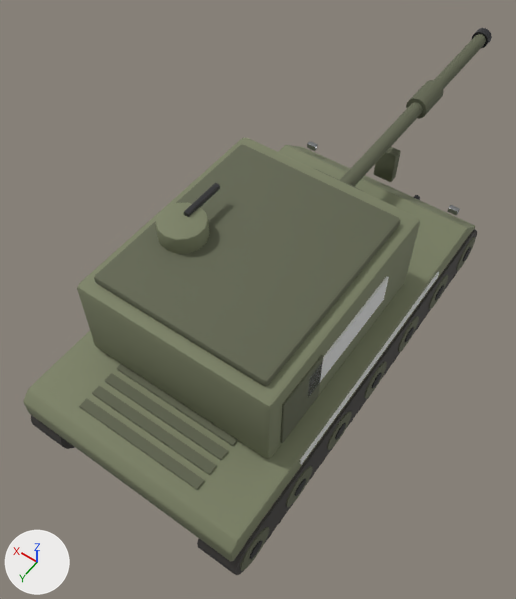
Two versions of the glTF model game/assets/models/howitzer.glb, one commit apart.
The view is the same before and after, from a 50 mm camera at (-3.04, 4.66, 7.91) aimed at (0.31, -0.04, 0.53). Every picture has the same lights, and +X, +Y and +Z are marked at lower left. The older version comes first. Vertices at exactly the same position are counted once.

The first picture shows 'hull', 'turret'.
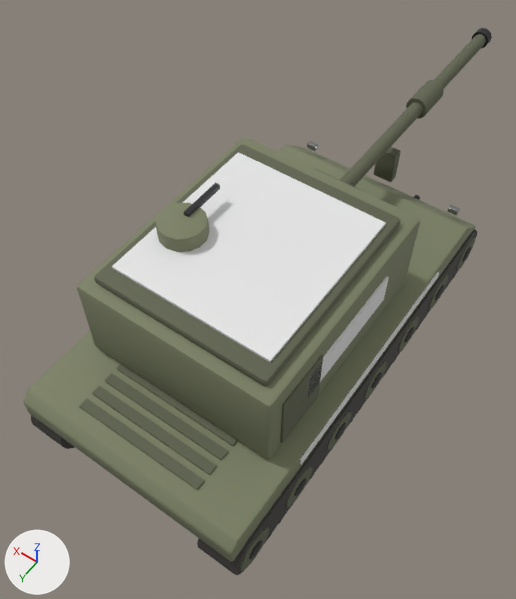
Boxes [x1, y1, x2, y2] around the edits, measured in the pictures (516 x 599 px):
part 1 of me_turret, added
    after: [112, 152, 386, 362]

What the commit changed:
me_turret is used by ob_turret; location (0.0, 0.0, 0.99).
me_turret had 472 vertices, 896 faces and spanned x -1.27..1.27, y -5.7..1.95, z 0.0..1.53.
me_turret now has 480 vertices, 908 faces and spans x -1.27..1.27, y -5.7..1.95, z 0.0..1.53.
me_turret part 1: a new loose piece, a box spanning x -1.0..1.0, y -0.6..1.6, z 1.25..1.29, in mat_team (white #e7e7e7).
